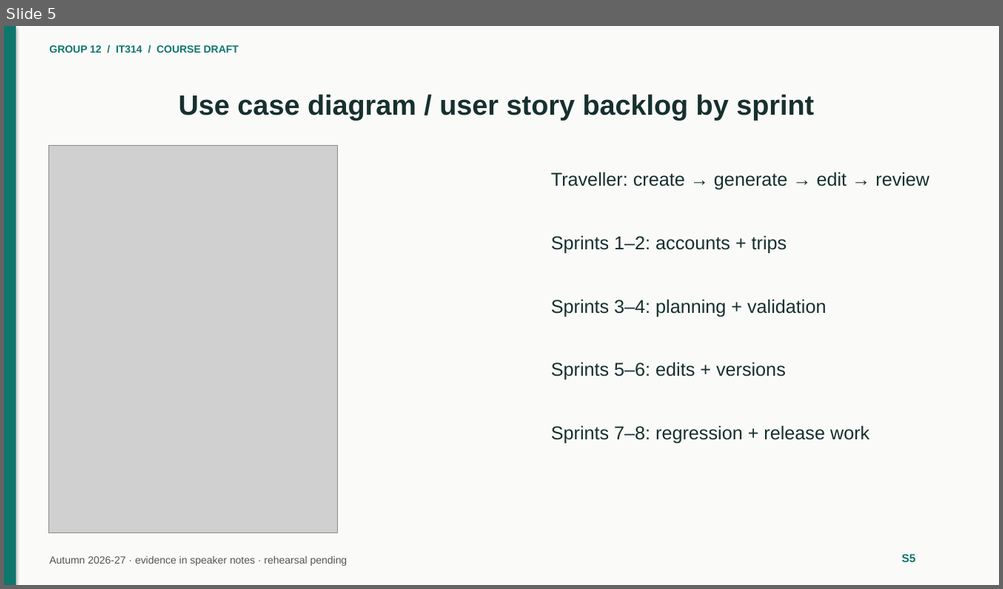
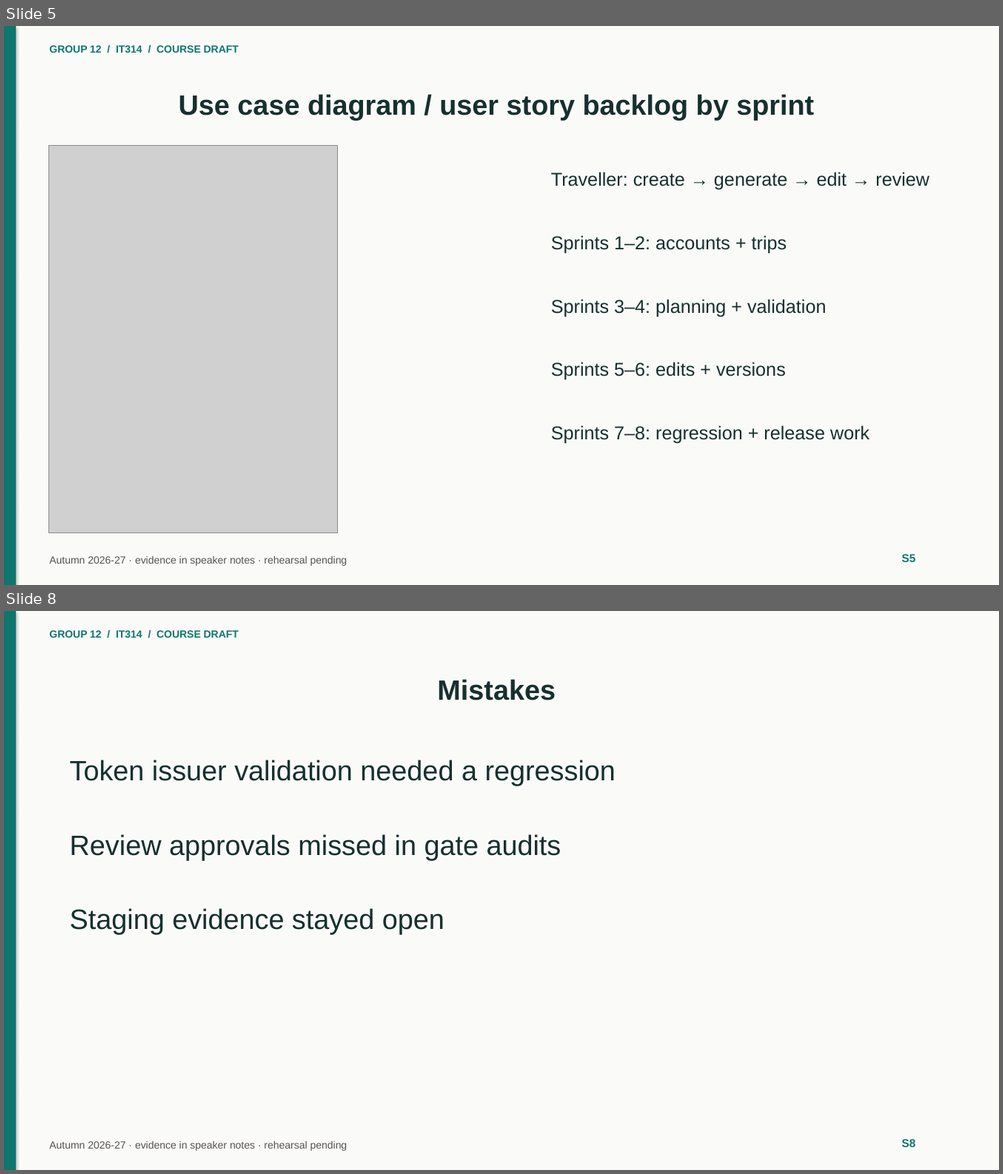
Before and after one commit to het-lathiya/Group12, a slide deck: docs/course/14-slides/Group12-IT314-slides.pptx. Shown one above the other, each under a label of ours: slide 5 before the commit, slides 5 and 8 after it; the slides between them are not shown. The pictures are 1003x589 and 1003x1174 pixels, drawn with LibreOffice and Linux fonts; fonts in the diff are those of the drawing; grey boxes stand for pictures. Boxes give left, top, right and bottom in pixels: in the first picture for what was removed or moved away, otherwise in the second. Text is boxed around its words. In the diff, an @@ line names an element or a change of style, - is before the commit and + after.

Commit message:
docs(course): IMP-804 slides S6-S10 draft

```diff
--- a/docs/course/14-slides/Group12-IT314-slides.pptx
+++ b/docs/course/14-slides/Group12-IT314-slides.pptx
@@ slide 8 added at [4,611,999,1170], background #FAFAF9 @@
@@ rectangle added at [4,611,16,1170], fill #0F766E @@
@@ text added at [49,630,239,638], 10 pt, text #0F766E, bold @@
+GROUP 12 / IT314 / COURSE DRAFT
@@ title added at [437,679,555,701], 27 pt, text #16302E, bold @@
+Mistakes
@@ text added at [70,760,615,786], 27 pt, text #16302E @@
+Token issuer validation needed a regression
@@ text added at [70,834,561,860], 27 pt, text #16302E @@
+Review approvals missed in gate audits
@@ text added at [70,908,444,935], 27 pt, text #16302E @@
+Staging evidence stayed open
@@ text added at [49,1142,347,1151], 10 pt, text #57534E @@
+Autumn 2026-27 · evidence in speaker notes · rehearsal pending
@@ text added at [902,1139,916,1147], 11 pt, text #0F766E, bold @@
+S8
```
Also in this commit, not shown: 4 other slides added, 4 other files.
